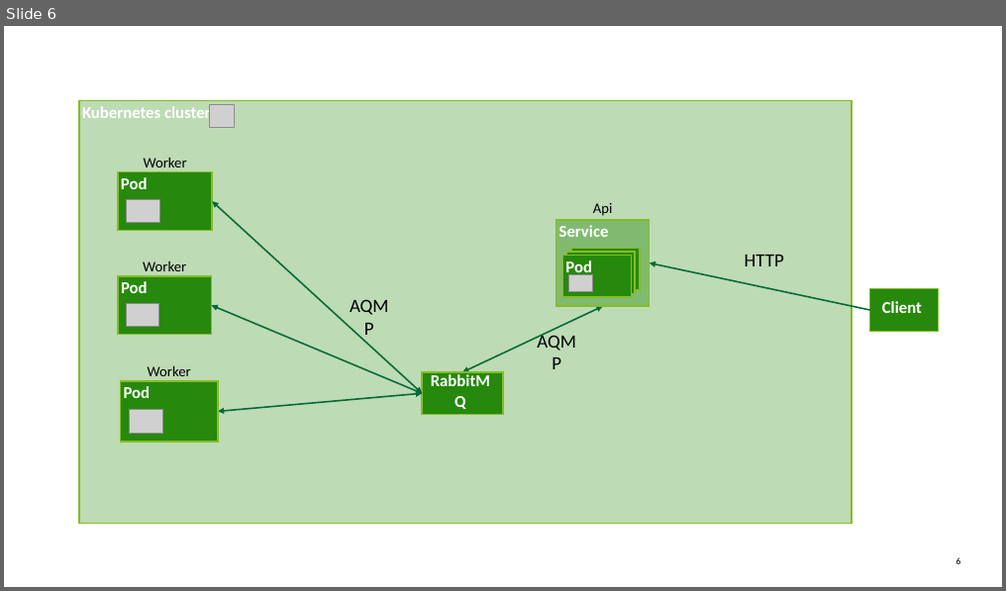
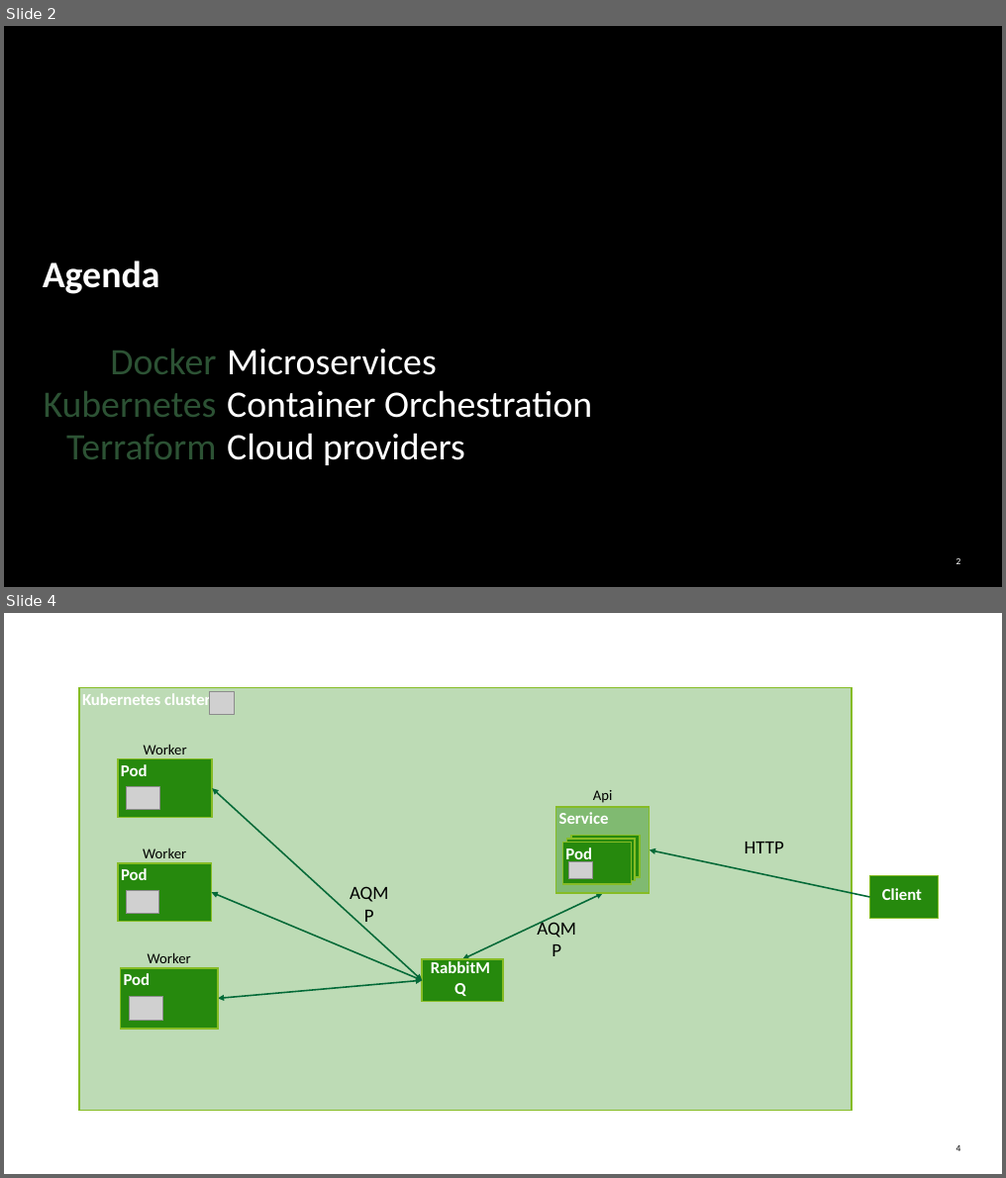
Before and after one commit to jbb10/Robopizza, a slide deck: Microservices from the ground up.pptx. Shown one above the other, each under a label of ours: slide 6 before the commit, slides 2 and 4 after it; the slides between them are not shown. The pictures are 1006x591 and 1006x1178 pixels, drawn with LibreOffice and Linux fonts; fonts in the diff are those of the drawing; grey boxes stand for pictures. Boxes give left, top, right and bottom in pixels: in the first picture for what was removed or moved away, otherwise in the second. Text is boxed around its words. In the diff, an @@ line names an element or a change of style, - is before the commit and + after.

```diff
--- a/Microservices from the ground up.pptx
+++ b/Microservices from the ground up.pptx
@@ slide 2 added at [4, 26, 1002, 587], background #000000; not listed: 1 template element that a slide beside it also shows @@
@@ title added at [43, 261, 160, 294], 36 pt, text #FFFFFF, bold @@
+Agenda
@@ text added at [44, 349, 217, 460], 36 pt, text #2C5234 @@
+Docker
+Kubernetes
+Terraform
@@ text added at [227, 349, 592, 466], 36 pt, text #FFFFFF @@
+Microservices
+Container Orchestration
+Cloud providers
@@ what was slide 6 is now slide 4 @@
@@ page number at [956, 1146, 961, 1152]: text changed @@
-6
+4
```
Also in this commit, not shown: 1 other slide added, 1 other file.
